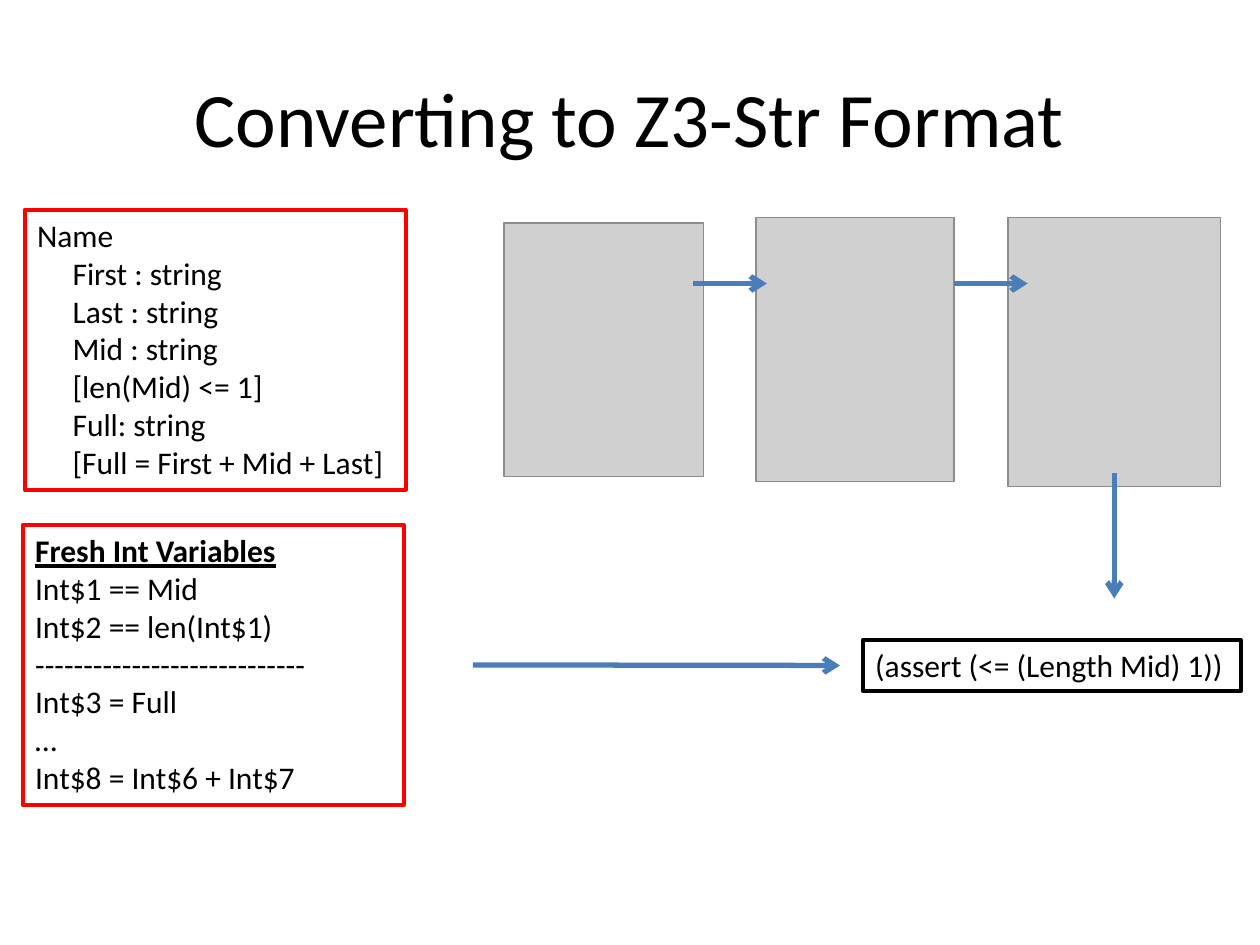
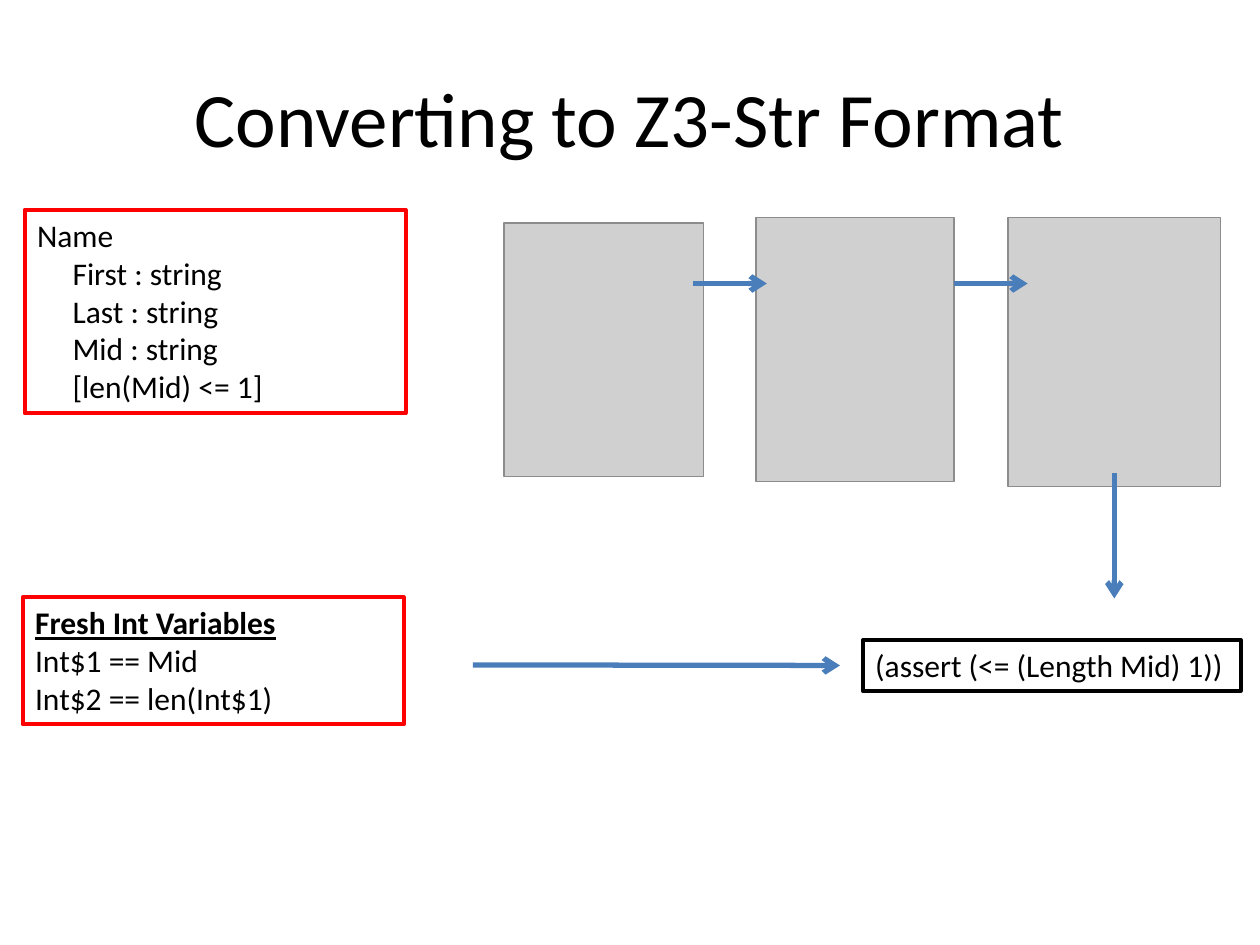
Before and after one commit to gsdlab/ClaferSMT, a slide deck: slide 13 of latex/VariabilityModelinginClaferUsingSMT.pptx. Drawn at 1260x945 pixels with LibreOffice and Linux fonts; fonts in the diff are those of the drawing; grey boxes stand for pictures. Boxes give left, top, right and bottom in pixels: in the first picture for what was removed or moved away, otherwise in the second. Text is boxed around its words. In the diff, an @@ line names an element or a change of style, - is before the commit and + after.

```diff
--- a/latex/VariabilityModelinginClaferUsingSMT.pptx
+++ b/latex/VariabilityModelinginClaferUsingSMT.pptx
@@ rectangle "Name": place and size @@
-rectangle "Name" at (25, 210, 406, 490)
+rectangle "Name" at (25, 210, 406, 415)
@@ text in rectangle at (73, 414, 382, 479): paragraphs removed @@
-Full: string
-[Full = First + Mid + Last]
@@ rectangle "Fresh Int Variables": place and size @@
-rectangle "Fresh Int Variables" at (23, 525, 403, 805)
+rectangle "Fresh Int Variables" at (23, 597, 403, 724)
@@ text in rectangle at (35, 691, 295, 793): paragraphs removed @@
-----------------------------
-Int$3 = Full
-…
-Int$8 = Int$6 + Int$7
```
Also in this commit, not shown: 5 other slides changed, 7 other files.
